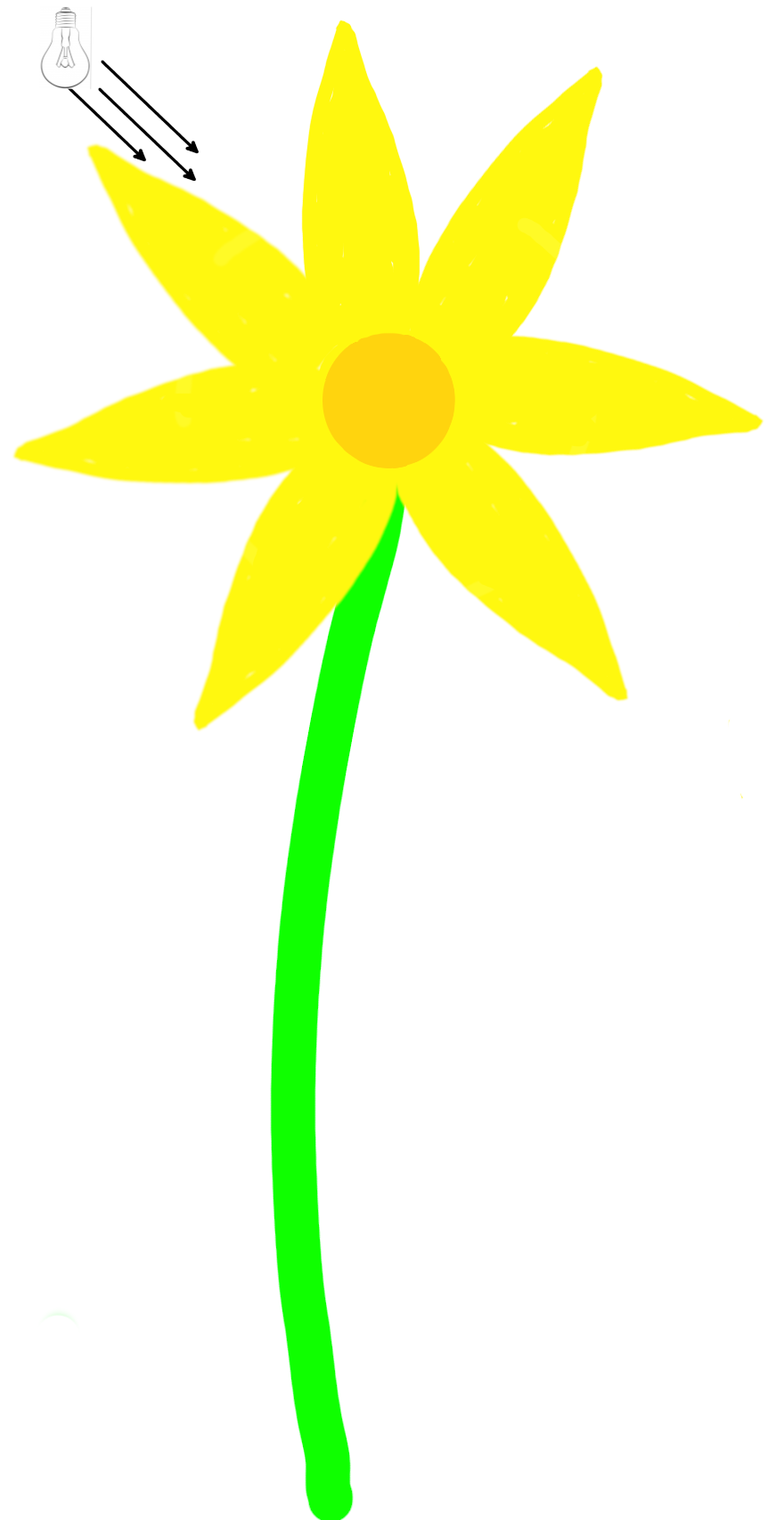
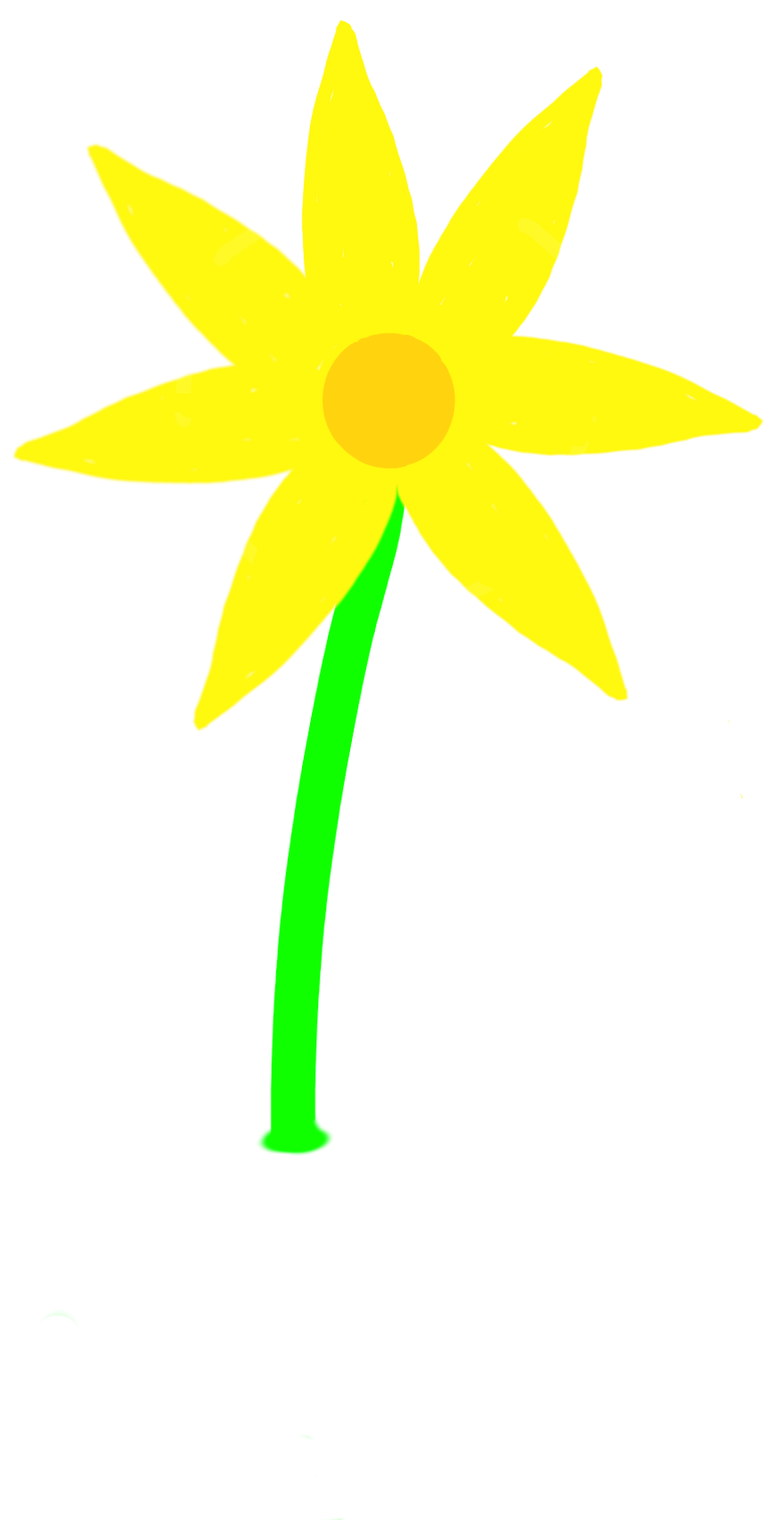
Two versions of the same layered image (784×1520). Layer-by-layer changes:
removed layer "lamp.png" over [40, 6, 93, 90]
removed layer "Arrow" over [48, 59, 200, 182]
painted on "flower.png" over [255, 1113, 354, 1520]
